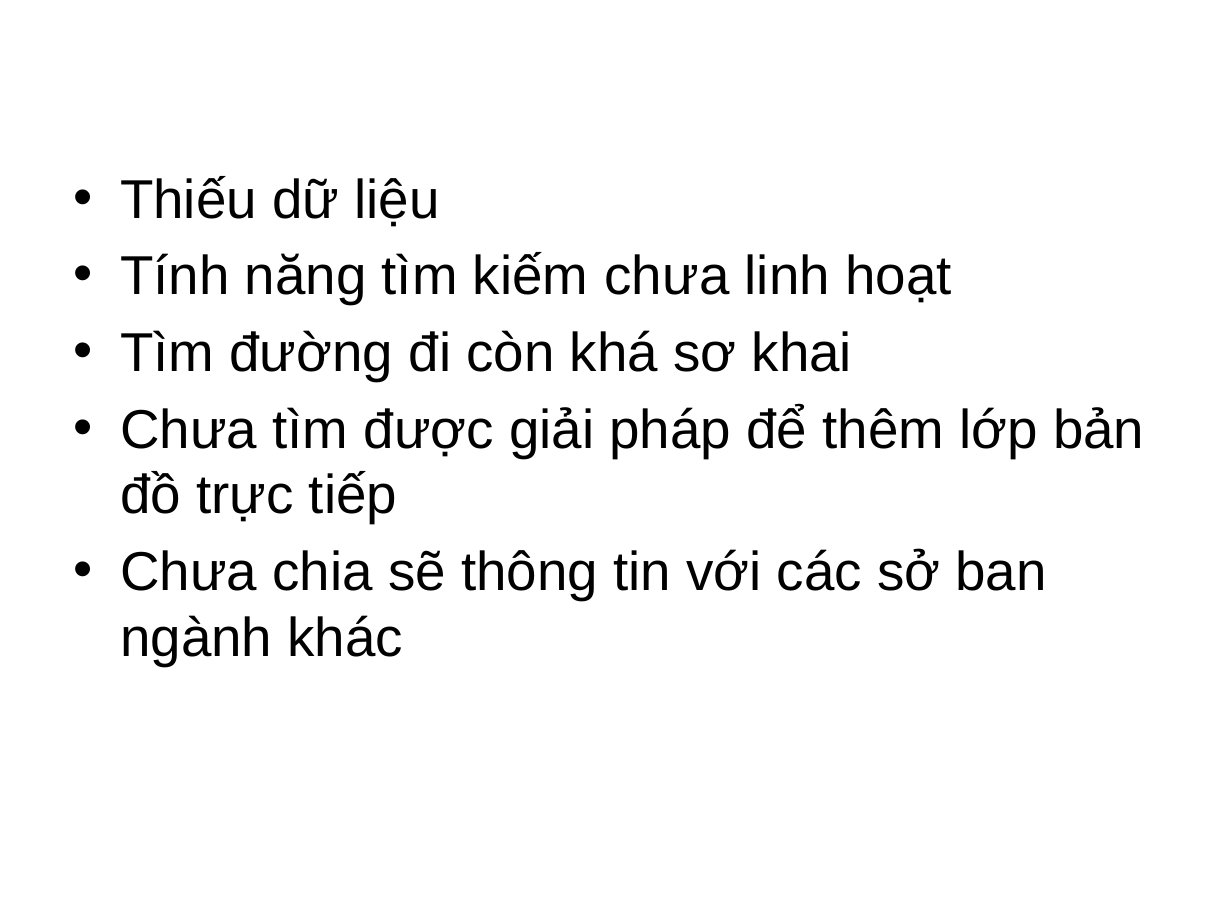
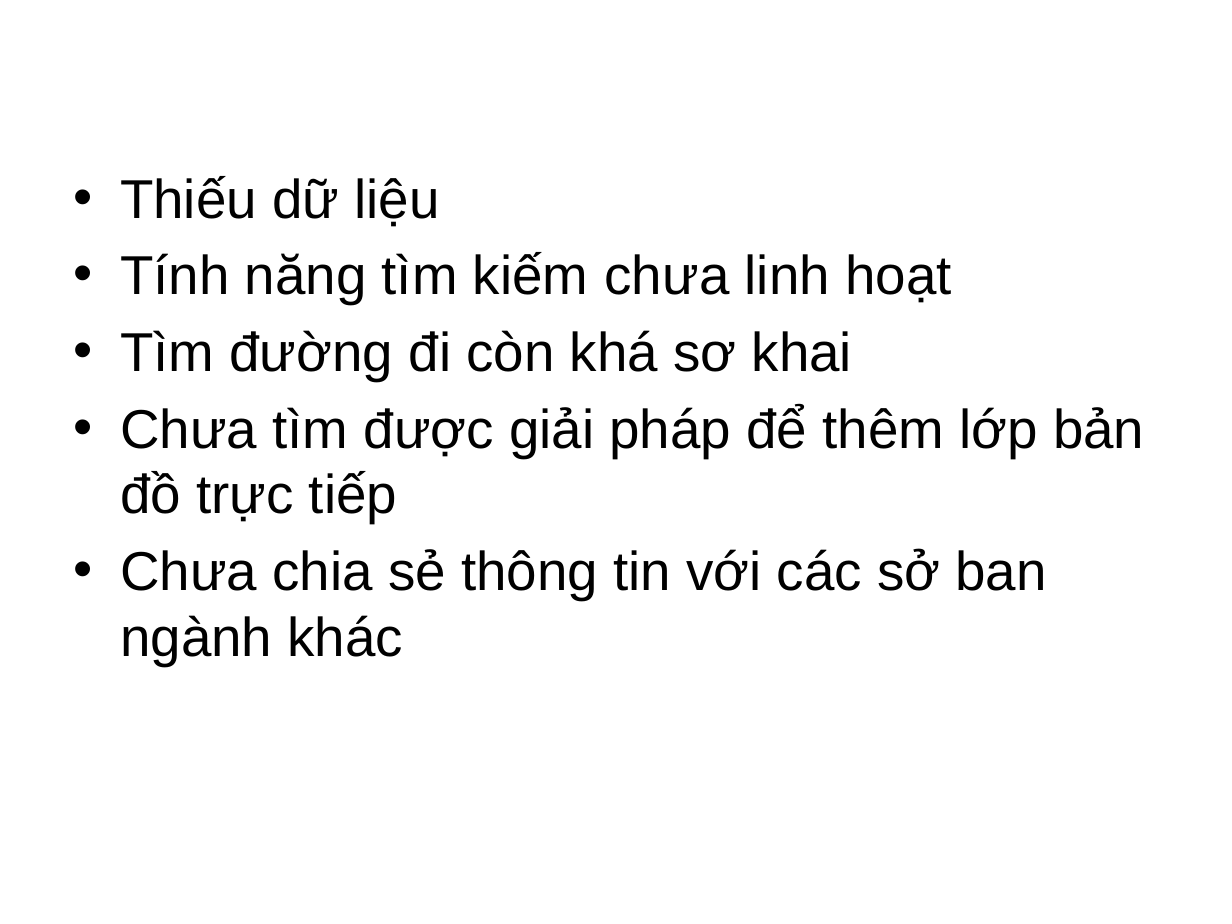
Before and after one commit to hdnha11/lvtn-giaothongct, a slide deck: slide 24 of Reports/Presentation.pptx. Drawn at 1232x924 pixels with LibreOffice and Linux fonts; fonts in the diff are those of the drawing; background and template pictures are left out. Boxes give left, top, right and bottom in pixels: in the first picture for what was removed or moved away, otherwise in the second. Text is boxed around its words. In the diff, an @@ line names an element or a change of style, - is before the commit and + after.

```diff
--- a/Reports/Presentation.pptx
+++ b/Reports/Presentation.pptx
@@ text at [120, 548, 1046, 666]: text changed @@
-• Chưa chia sẽ thông tin với các sở ban ngành khác
+• Chưa chia sẻ thông tin với các sở ban ngành khác
```
Also in this commit, not shown: 1 other slide changed, 1 other file.
